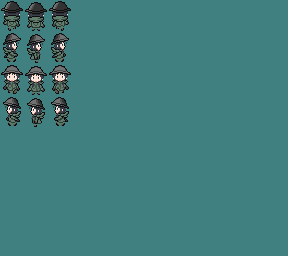
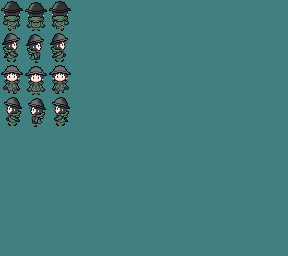
Layered file, before and after one edit (288 × 256). Changes by layer:
painted on "千户-背面3" over box(2, 33, 69, 48)
painted on "千户-背面2" over box(2, 33, 69, 48)
moved "千户-左侧3" (1st of 2) above "千户-左侧2", painted on it over box(2, 33, 70, 112)
moved "千户-左侧2" (1st of 2) above "千户-左侧1", painted on it over box(2, 33, 70, 112)
showed "千户-左侧1" (1st of 2), painted on it over box(2, 33, 70, 112)
removed layer "千户-左侧4" (1st of 2) over box(2, 33, 70, 112)
renamed "千户-左侧4" to "千户-左侧3", moved it above "千户-左侧2", painted on it over box(2, 33, 69, 48)
painted on "千户-左侧2" (2nd of 2) over box(2, 33, 70, 112)
renamed "千户-左侧3" to "千户-左侧1", painted on it over box(2, 33, 69, 48)
painted on "千户-正面3" over box(2, 33, 70, 112)
painted on "千户-正面2" over box(2, 33, 70, 112)
painted on "千户-正面1" (1st of 2) over box(2, 33, 70, 112)
